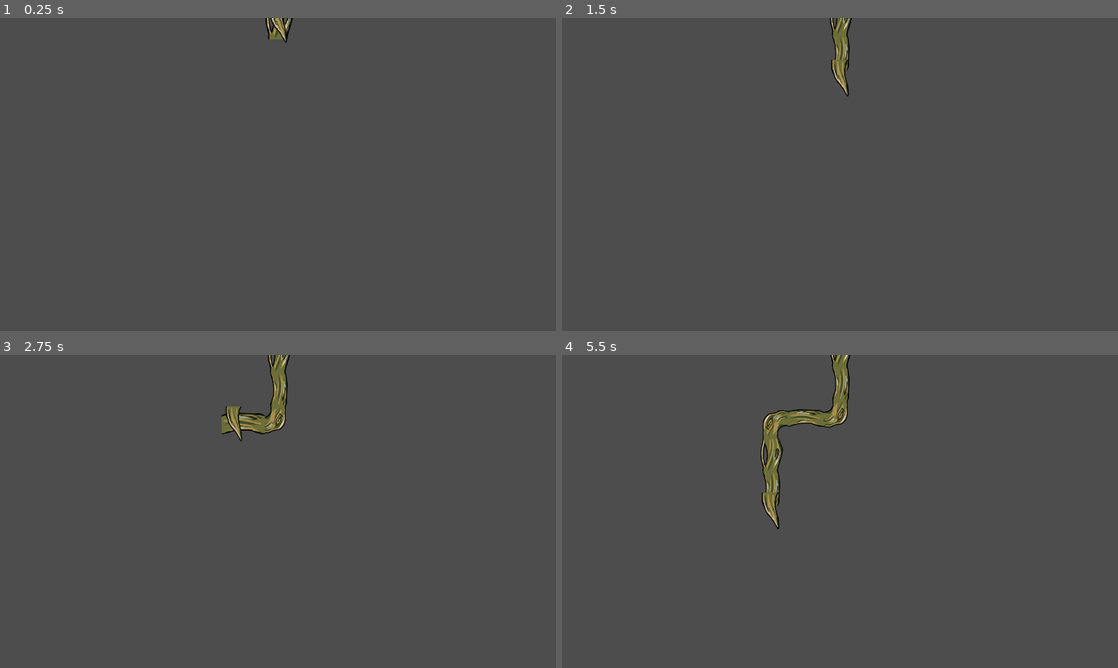
Above: before the commit, frames 1-4 (two rows, left to right).
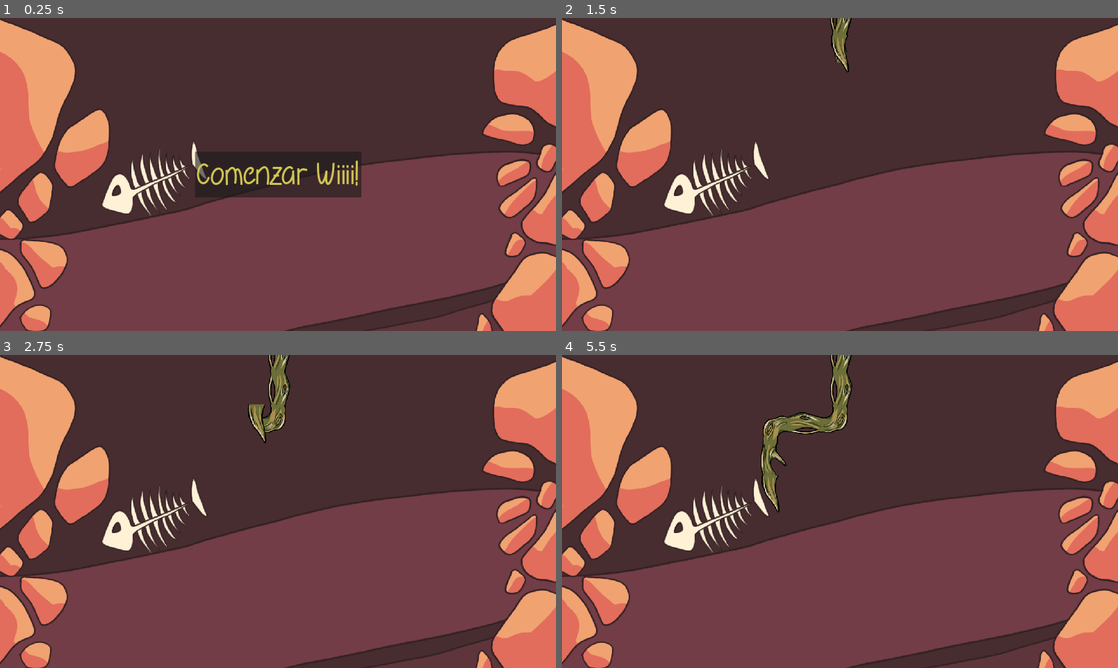
Above: after the commit, the same moments.

Repository: MatiasVME/flower-power
Game: Godot game, scene res://MainScreens/MainMenu/MainMenu.tscn
Same seed, same stepped clock (60 frames per second), same inputs: the game is played once before the commit and once after it. Before the commit the project starts from res://Game/Game.tscn.
Inputs (mouse positions are in pixels of both pictures, inside the frame that each line leads up to):
- Up to frame 1 (0.25 s): no input
- Up to frame 2 (1.5 s): click (840, 174) at 0.5 s, where only the run after the commit has a clickable "Comenzar Wiiii!"; hold Right (ui_right) from 1.28 s (still down)
- Up to frame 3 (2.75 s): release Right (ui_right) at 2.03 s; hold Down (ui_down) from 2.03 s (still down)
- Up to frame 4 (5.5 s): release Down (ui_down) at 2.78 s; hold Right (ui_right) 2.78-4.28 s; hold Left (ui_left) from 4.28 s (still down)

The runs differ from the first frame. In frame 1, 99% of the frame differs, in the area x 0-100%, y 0-100%; in frame 2, 99%; in frame 3, 98%; in frame 4, 98%.

Commit message:
avances

Diff:
--- a/Autoload/Main.gd
+++ b/Autoload/Main.gd
@@ -1,3 +1,9 @@
 extends Node
 
 const VERSION_STR = "0.1.0-GGJ23"
+
+var can_input := false
+
+# Dirección hacia donde va
+var current_direction := Vector2.ZERO
+var last_direction := Vector2.ZERO
--- a/Game/Game.tscn
+++ b/Game/Game.tscn
@@ -1,17 +1,21 @@
-[gd_scene load_steps=7 format=3 uid="uid://cjy002weooifp"]
+[gd_scene load_steps=9 format=3 uid="uid://cjy002weooifp"]
 
 [ext_resource type="Script" path="res://Game/Game.gd" id="1_8jeba"]
-[ext_resource type="AudioStream" uid="uid://pmu5fnerb822" path="res://Music/Test.ogg" id="2_nw4gs"]
+[ext_resource type="PackedScene" uid="uid://dmst15xi82uqn" path="res://Game/Background/Background.tscn" id="2_j0lyt"]
 [ext_resource type="Script" path="res://Game/Inputs.gd" id="3_6ej87"]
+[ext_resource type="AudioStream" uid="uid://385fu3kbm1gt" path="res://Music/gameplay_test_alpha_skeleton_thing.ogg" id="3_omr4u"]
 [ext_resource type="Script" path="res://Game/Movements.gd" id="4_jm2wn"]
 [ext_resource type="PackedScene" uid="uid://q6hk81b311vm" path="res://Game/Root/Root.tscn" id="5_gnqid"]
 [ext_resource type="PackedScene" uid="uid://ccc3amjfoo480" path="res://Game/Objective/objective.tscn" id="5_gv825"]
+[ext_resource type="AudioStream" uid="uid://bv7xtc4657hdf" path="res://Sound/clap.ogg" id="8_jbj1q"]
 
 [node name="Game" type="Node2D"]
 script = ExtResource("1_8jeba")
 
+[node name="Background" parent="." instance=ExtResource("2_j0lyt")]
+
 [node name="Music" type="AudioStreamPlayer" parent="."]
-stream = ExtResource("2_nw4gs")
+stream = ExtResource("3_omr4u")
 autoplay = true
 
 [node name="Inputs" type="Node" parent="."]
@@ -85,3 +89,6 @@
 
 [node name="Objective18" parent="Objectives" instance=ExtResource("5_gv825")]
 position = Vector2(880, 720)
+
+[node name="Clap" type="AudioStreamPlayer" parent="."]
+stream = ExtResource("8_jbj1q")
--- a/Game/HUD/HUD.tscn
+++ b/Game/HUD/HUD.tscn
@@ -3,5 +3,7 @@
 [ext_resource type="PackedScene" uid="uid://dmst15xi82uqn" path="res://Game/Background/Background.tscn" id="1_mwivq"]
 
 [node name="HUD" type="CanvasLayer"]
+layer = -1
 
 [node name="Background" parent="." instance=ExtResource("1_mwivq")]
+z_index = -3
--- a/Game/Inputs.gd
+++ b/Game/Inputs.gd
@@ -3,10 +3,26 @@
 const REC_ROOT = preload("res://Game/Root/Root.tscn")
 
 
-func _physics_process(_delta):
+func _process(_delta):
 	if Input.is_action_just_pressed("ui_left"):
-		print("ui_left")
+		if Main.can_input:
+			if Main.current_direction == Vector2.LEFT:
+				owner.get_node("Clap").play()
+				print("wiwiwiwiw")
+		else:
+			print("OwO")
 	elif Input.is_action_just_pressed("ui_down"):
-		print("ui_down")
+		if Main.can_input:
+			if Main.current_direction == Vector2.DOWN:
+				owner.get_node("Clap").play()
+				print("wiwiwiwiw")
+		else:
+			print("OwO")
 	elif Input.is_action_just_pressed("ui_right"):
-		print("ui_right")
+		if Main.can_input:
+			if Main.current_direction == Vector2.RIGHT:
+				owner.get_node("Clap").play()
+				print("wiwiwiwiw")
+			owner.get_node("Clap").play()
+		else:
+			print("OwO")
--- a/Game/Movements.gd
+++ b/Game/Movements.gd
@@ -6,15 +6,13 @@
 const IMAGE_SIZE = 80
 const VELOCITY = 100
 
+# Mover esto a main
 var objectives := []
+var dir_index := -1
 
 # Root
 var root
 
-# Dirección hacia donde va
-var current_direction := Vector2.ZERO
-var last_direction := Vector2.ZERO
-var dir_index := -1
 
 var movement := 0
 
@@ -38,14 +36,14 @@
 
 	if root and is_instance_valid(root):
 		if dir_index < objectives.size():
-			last_direction = current_direction
+			Main.last_direction = Main.current_direction
 			# Nueva dirección
-			current_direction = objectives[dir_index].global_position - root.global_position
+			Main.current_direction = objectives[dir_index].global_position - root.global_position
 
 
-func _process(delta):
+func _physics_process(delta):
 	if root and is_instance_valid(root):
-		root.global_position += delta * (current_direction.normalized()) * VELOCITY
+		root.global_position += delta * (Main.current_direction.normalized()) * VELOCITY
 
 		if dir_index < objectives.size() and objectives[dir_index].is_root_detected:
 			change_direction()
@@ -60,8 +58,8 @@
 		last_root_position = objectives[dir_index - 1].global_position
 		new_sprite.global_position = last_root_position
 
-		var last_dir_n = last_direction.normalized().round()
-		var current_dir_n = current_direction.normalized().round()
+		var last_dir_n = Main.last_direction.normalized().round()
+		var current_dir_n = Main.current_direction.normalized().round()
 
 		if last_dir_n == current_dir_n:
 			# Cambiar la imagen dependiendo de la dirección
--- a/Game/Objective/objective.gd
+++ b/Game/Objective/objective.gd
@@ -4,7 +4,16 @@
 
 var is_root_detected := false
 
-
 func _on_detect_area_area_entered(area):
 	if area.get_parent() is Root:
 		is_root_detected = true
+
+
+func _on_detect_input_body_entered(body):
+	if body is Root:
+		Main.can_input = true
+
+
+func _on_detect_input_body_exited(body):
+	if body is Root:
+		Main.can_input = false
--- a/Game/Objective/objective.tscn
+++ b/Game/Objective/objective.tscn
@@ -1,9 +1,11 @@
-[gd_scene load_steps=3 format=3 uid="uid://ccc3amjfoo480"]
+[gd_scene load_steps=4 format=3 uid="uid://ccc3amjfoo480"]
 
 [ext_resource type="Script" path="res://Game/Objective/objective.gd" id="1_m3fks"]
 
 [sub_resource type="RectangleShape2D" id="RectangleShape2D_jsjgx"]
 size = Vector2(1, 1)
+
+[sub_resource type="RectangleShape2D" id="RectangleShape2D_3i3ry"]
 
 [node name="Objective" type="Marker2D"]
 script = ExtResource("1_m3fks")
@@ -13,4 +15,13 @@
 [node name="Collision" type="CollisionShape2D" parent="DetectArea"]
 shape = SubResource("RectangleShape2D_jsjgx")
 
+[node name="DetectInput" type="Area2D" parent="."]
+collision_layer = 2
+collision_mask = 2
+
+[node name="Collision" type="CollisionShape2D" parent="DetectInput"]
+shape = SubResource("RectangleShape2D_3i3ry")
+
 [connection signal="area_entered" from="DetectArea" to="." method="_on_detect_area_area_entered"]
+[connection signal="body_entered" from="DetectInput" to="." method="_on_detect_input_body_entered"]
+[connection signal="body_exited" from="DetectInput" to="." method="_on_detect_input_body_exited"]
--- a/Game/Root/Root.gd
+++ b/Game/Root/Root.gd
@@ -1,16 +1,3 @@
 extends Node2D
 
 class_name Root
-
-var can_input := false
-
-
-func _on_detect_input_area_entered(area):
-	if area.get_parent() is Objective:
-		can_input = true
-
-
-
-func _on_detect_input_area_exited(area):
-	if area.get_parent() is Objective:
-		can_input = false
--- a/Game/Root/Root.tscn
+++ b/Game/Root/Root.tscn
@@ -38,15 +38,17 @@
 "values": [Vector2(1, 1)]
 }
 
-[sub_resource type="AnimationLibrary" id="AnimationLibrary_bu84q"]
+[sub_resource type="AnimationLibrary" id="AnimationLibrary_waioa"]
 _data = {
-"Idle": SubResource("Animation_h8hra"),
-"RESET": SubResource("Animation_d3tdq")
+"Idle": SubResource("Animation_youxb"),
+"RESET": SubResource("Animation_dsyto")
 }
 
-[sub_resource type="RectangleShape2D" id="RectangleShape2D_itls4"]
+[sub_resource type="RectangleShape2D" id="RectangleShape2D_4yw2p"]
 
-[node name="Root" type="Node2D"]
+[node name="Root" type="CharacterBody2D"]
+collision_layer = 3
+collision_mask = 3
 script = ExtResource("1_lrxqb")
 
 [node name="RootImage" parent="." instance=ExtResource("2_tx8j8")]
@@ -67,15 +69,8 @@
 [node name="Anim" type="AnimationPlayer" parent="."]
 autoplay = "Idle"
 libraries = {
-"": SubResource("AnimationLibrary_bu84q")
+"": SubResource("AnimationLibrary_waioa")
 }
 
-[node name="DetectInput" type="Area2D" parent="."]
-collision_layer = 2
-collision_mask = 2
-
-[node name="Collision" type="CollisionShape2D" parent="DetectInput"]
-shape = SubResource("RectangleShape2D_itls4")
-
-[connection signal="area_entered" from="DetectInput" to="." method="_on_detect_input_area_entered"]
-[connection signal="area_exited" from="DetectInput" to="." method="_on_detect_input_area_exited"]
+[node name="Collision" type="CollisionShape2D" parent="."]
+shape = SubResource("RectangleShape2D_4yw2p")
--- a/Game/Root/root_image.tscn
+++ b/Game/Root/root_image.tscn
@@ -39,6 +39,21 @@
 "speed": 5.0
 }]
 
+[sub_resource type="Animation" id="Animation_2ymsj"]
+length = 0.001
+tracks/0/type = "value"
+tracks/0/imported = false
+tracks/0/enabled = true
+tracks/0/path = NodePath(".:scale")
+tracks/0/interp = 1
+tracks/0/loop_wrap = true
+tracks/0/keys = {
+"times": PackedFloat32Array(0),
+"transitions": PackedFloat32Array(1),
+"update": 0,
+"values": [Vector2(1, 1)]
+}
+
 [sub_resource type="Animation" id="Animation_r0y0e"]
 resource_name = "SHOW"
 length = 0.4
@@ -53,21 +68,6 @@
 "transitions": PackedFloat32Array(0.5, 2, 1),
 "update": 0,
 "values": [Vector2(1e-05, 1e-05), Vector2(1.25, 1.25), Vector2(1, 1)]
-}
-
-[sub_resource type="Animation" id="Animation_2ymsj"]
-length = 0.001
-tracks/0/type = "value"
-tracks/0/imported = false
-tracks/0/enabled = true
-tracks/0/path = NodePath(".:scale")
-tracks/0/interp = 1
-tracks/0/loop_wrap = true
-tracks/0/keys = {
-"times": PackedFloat32Array(0),
-"transitions": PackedFloat32Array(1),
-"update": 0,
-"values": [Vector2(1, 1)]
 }
 
 [sub_resource type="AnimationLibrary" id="AnimationLibrary_17bqd"]
--- /dev/null
+++ b/MainScreens/MainMenu/MainMenu.gd
@@ -0,0 +1,5 @@
+extends Control
+
+
+func _on_start_pressed():
+	get_tree().change_scene_to_file("res://Game/Game.tscn")
--- a/MainScreens/MainMenu/MainMenu.tscn
+++ b/MainScreens/MainMenu/MainMenu.tscn
@@ -1,4 +1,8 @@
-[gd_scene format=3 uid="uid://cvo21r5bivbi7"]
+[gd_scene load_steps=4 format=3 uid="uid://cvo21r5bivbi7"]
+
+[ext_resource type="Texture2D" uid="uid://dct34rghgvtsm" path="res://Game/Background/plantilla.png" id="1_2do7u"]
+[ext_resource type="Script" path="res://MainScreens/MainMenu/MainMenu.gd" id="1_smk1l"]
+[ext_resource type="FontFile" uid="uid://l7nrw5flo473" path="res://Fonts/Sunflower.ttf" id="3_45ukj"]
 
 [node name="MainMenu" type="Control"]
 layout_mode = 3
@@ -7,3 +11,36 @@
 anchor_bottom = 1.0
 grow_horizontal = 2
 grow_vertical = 2
+script = ExtResource("1_smk1l")
+
+[node name="Background" type="TextureRect" parent="."]
+layout_mode = 0
+offset_right = 40.0
+offset_bottom = 40.0
+texture = ExtResource("1_2do7u")
+
+[node name="Center" type="CenterContainer" parent="."]
+layout_mode = 1
+anchors_preset = 8
+anchor_left = 0.5
+anchor_top = 0.5
+anchor_right = 0.5
+anchor_bottom = 0.5
+offset_left = -20.0
+offset_top = -20.0
+offset_right = 20.0
+offset_bottom = 20.0
+grow_horizontal = 2
+grow_vertical = 2
+
+[node name="VBox" type="VBoxContainer" parent="Center"]
+layout_mode = 2
+
+[node name="Start" type="Button" parent="Center/VBox"]
+layout_mode = 2
+theme_override_colors/font_color = Color(0.811765, 0.768627, 0.321569, 1)
+theme_override_fonts/font = ExtResource("3_45ukj")
+theme_override_font_sizes/font_size = 64
+text = "Comenzar Wiiii!"
+
+[connection signal="pressed" from="Center/VBox/Start" to="." method="_on_start_pressed"]
--- a/project.godot
+++ b/project.godot
@@ -11,17 +11,20 @@
 [application]
 
 config/name="FlowerPower"
-run/main_scene="res://Game/Game.tscn"
+run/main_scene="res://MainScreens/MainMenu/MainMenu.tscn"
 config/features=PackedStringArray("4.0", "GL Compatibility")
 boot_splash/image="res://icon.png"
 config/icon="res://icon.png"
+
+[autoload]
+
+Main="*res://Autoload/Main.gd"
 
 [display]
 
 window/size/viewport_width=1280
 window/size/viewport_height=720
-window/stretch/mode="viewport"
-window/stretch/aspect="expand"
+window/stretch/mode="canvas_items"
 
 [rendering]
 
Binary file added: Fonts/Sunflower.ttf
Not shown, added: Fonts/Sunflower.ttf.import
Not shown: 3 places in Game/Root/Root.tscn that only renumber resources
Not shown, removed: Music/Test.ogg.import
Not shown, added: Music/gameplay_test_alpha_skeleton_thing.ogg.import
Not shown, removed: Sound/POWER_UP.ogg.import
Not shown, added: Sound/clap.ogg.import
Not shown, removed: Music/Test.ogg
Not shown, added: Music/gameplay_test_alpha_skeleton_thing.ogg
Not shown, removed: Sound/POWER_UP.ogg
Not shown, added: Sound/clap.ogg
